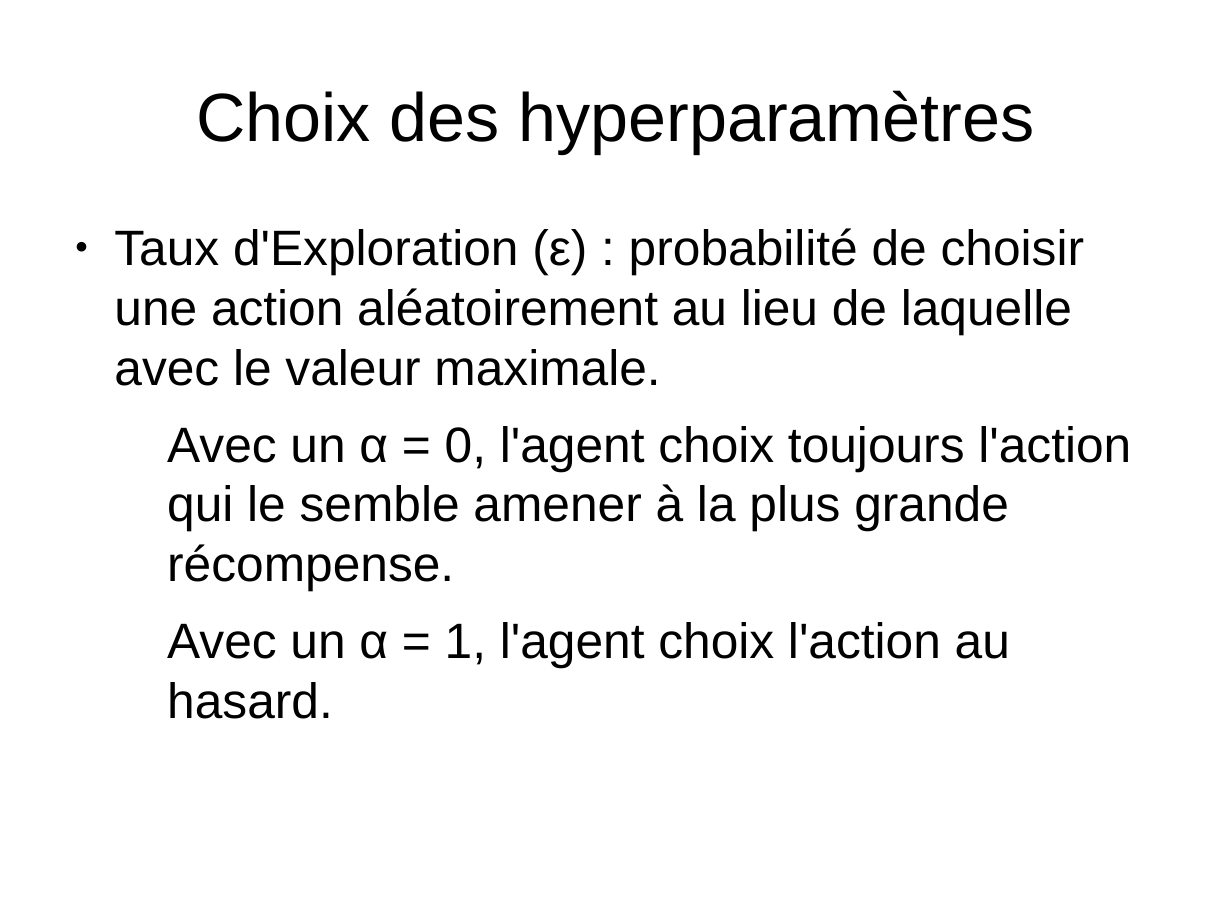
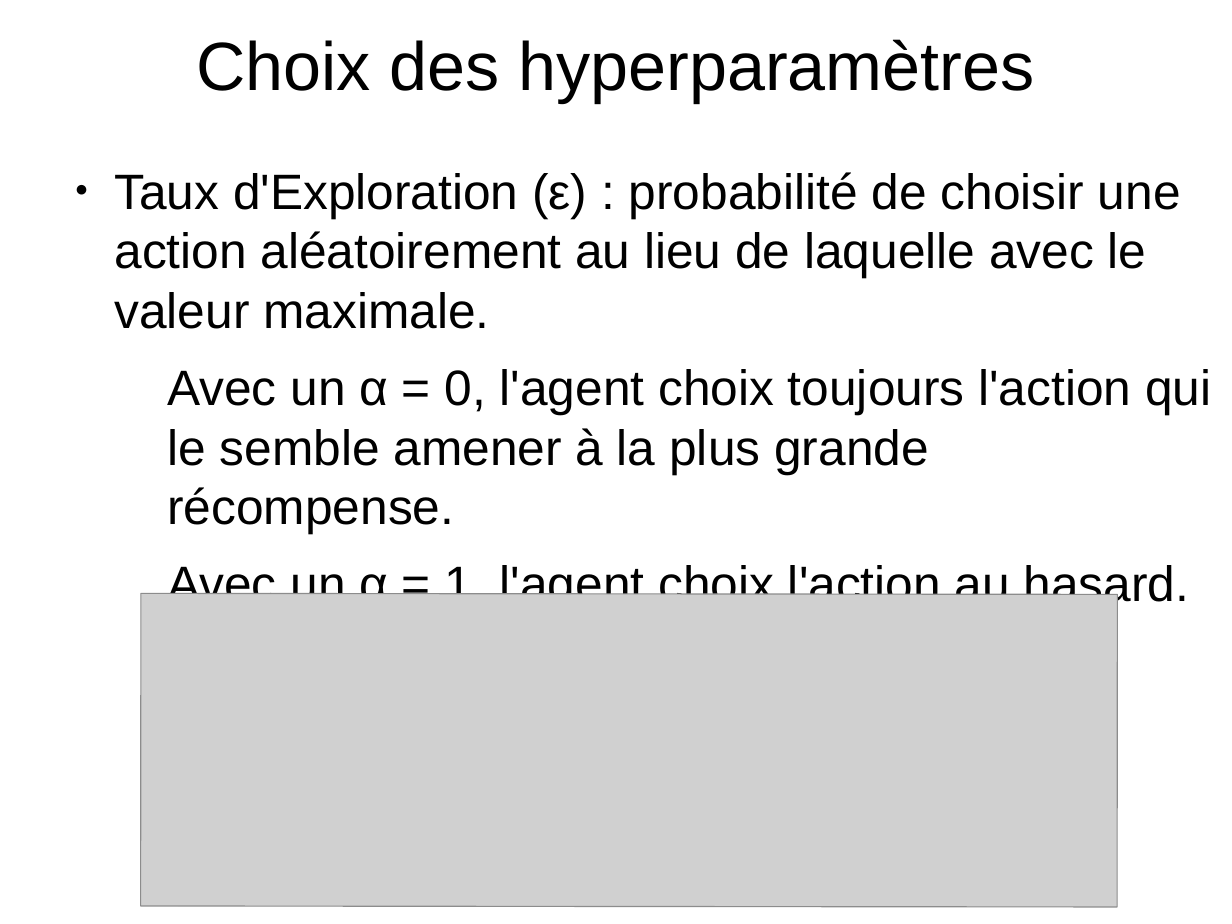
Before and after one commit to pfpimenta/projet_majeure, a slide deck: slide 17 of Presentation.odp. Drawn at 1232x924 pixels with LibreOffice and Linux fonts; fonts in the diff are those of the drawing; grey boxes stand for pictures. Boxes give left, top, right and bottom in pixels: in the first picture for what was removed or moved away, otherwise in the second. Text is boxed around its words. In the diff, an @@ line names an element or a change of style, - is before the commit and + after.

Commit message:
update presentation

```diff
--- a/Presentation.odp
+++ b/Presentation.odp
@@ title "Choix des hyperparamètres": place and size @@
-title "Choix des hyperparamètres" at (196, 90, 1035, 153)
+title "Choix des hyperparamètres" at (196, 39, 1035, 103)
@@ text "Taux d'Exploration (ε) : probabilité ..." rewrapped from (114, 228, 1131, 719) to (114, 172, 1211, 611) @@
@@ picture added at (141, 593, 1118, 908) @@
```
Also in this commit, not shown: 1 other slide changed, 1 slide added, 1 slide removed.
